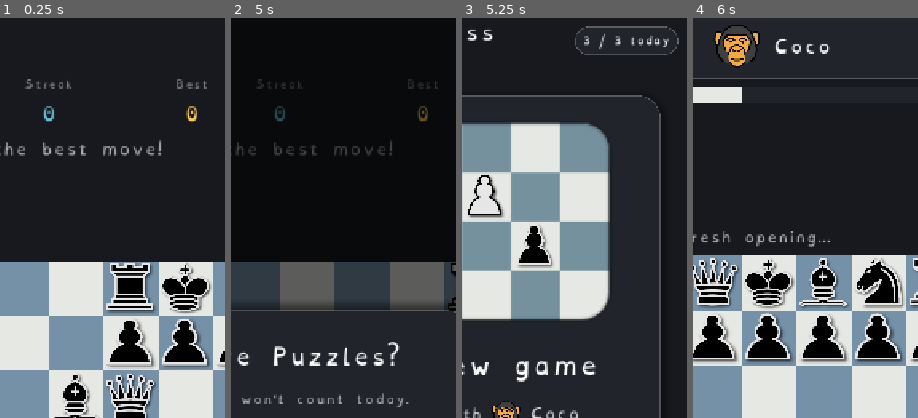
Above: before the commit, frames 1-4 (left to right).
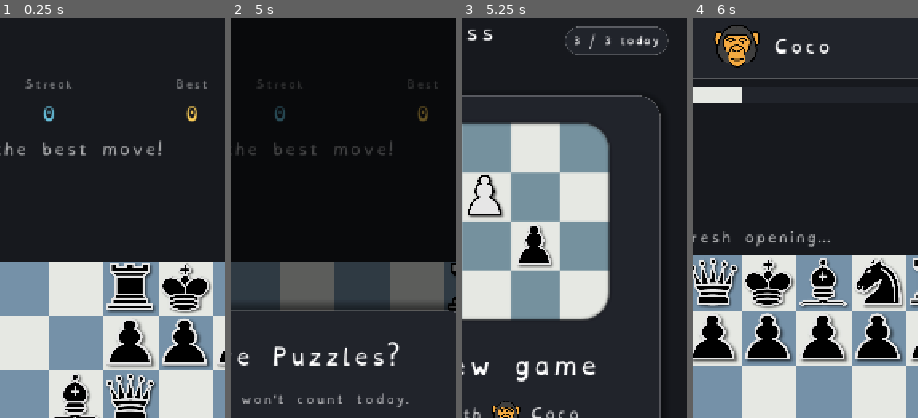
Above: after the commit, the same moments.

Repository: Hatscat/limpidchess
Game: Godot game, scene res://scenes/puzzle_rush.tscn
Two runs of this game, one before a commit and one after it. Both use one fixed random seed, a clock stepped at 60 frames per second and the inputs below. This scene is started directly instead of the project's main scene.
Inputs (mouse positions are % of the whole screen's width and height, from its top left):
- Up to frame 1 (0.25 s): no input
- Up to frame 2 (5 s): drag from (50, 60) to (60, 28) at 0.52 s; tap Enter at 1.25 s; drag from (30, 55) to (45, 70) at 1.27 s; click "Play again" at 2 s; tap Space at 2.75 s; move the mouse to (60, 28) at 2.77 s; click (60, 28) at 2.92 s; click (7, 5) at 3.5 s; click "Leave" at 4.25 s
- Up to frame 3 (5.25 s): click "Confirm" at 5 s
- Up to frame 4 (6 s): click (50, 33) at 5.75 s
The pictures show only the part of the screen within x 39-89%, y 2-52%; the shares and areas given below are measured in that part.

Frames 1-2 are identical in both runs. In frame 3, 0.7% of the frame differs, in the area x 45-97%, y 2-10%; in frame 4, nothing differs.

Commit message:
fix: update puzzle data loading logic to handle missing assets and improve user experience

Diff:
--- a/scenes/home.tscn
+++ b/scenes/home.tscn
@@ -108,7 +108,7 @@
 offset_right = -24.0
 offset_bottom = 84.0
 grow_horizontal = 2
-theme_override_constants/separation = 12
+theme_override_constants/separation = 28
 
 [node name="TitleVBox" type="VBoxContainer" parent="TopBar" unique_id=1192052563]
 layout_mode = 2
--- a/scripts/billing.gd
+++ b/scripts/billing.gd
@@ -60,6 +60,11 @@
 func _notification(what: int) -> void:
 	if what == NOTIFICATION_APPLICATION_RESUMED and available and _client != null and connected:
 		_client.query_purchases(BillingClient.ProductType.INAPP)
+		if not store_ready:
+			# Catalog never loaded (a transient product-details miss, e.g. Play propagation lag just
+			# after publishing): re-fetch it so a configured build self-heals to purchasable without an
+			# app restart, instead of "Purchases aren't available" lingering.
+			_client.query_product_details(PackedStringArray([PRODUCT_ID]), BillingClient.ProductType.INAPP)
 
 
 # --- Public API (used by the Premium screen) ---
@@ -76,7 +81,10 @@
 		if code == BillingClient.BillingResponseCode.ITEM_ALREADY_OWNED:
 			_client.query_purchases(BillingClient.ProductType.INAPP)  # reconcile + grant
 		elif code != BillingClient.BillingResponseCode.OK:
-			purchase_failed.emit(tr("The purchase could not be completed."))
+			if OS.is_debug_build():
+				_grant()  # dev build: Play declined (e.g. unconfigured product) → unlock locally to test
+			else:
+				purchase_failed.emit(tr("The purchase could not be completed."))
 		return  # OK: wait for on_purchase_updated
 	if OS.is_debug_build():
 		_grant()  # no Play on desktop → grant locally so the UI can be tested
@@ -162,17 +170,22 @@
 # --- Plugin responses ---
 
 func _on_product_details(response: Dictionary) -> void:
+	var found_product := false
 	for p in response.get("product_details", []):
 		if typeof(p) != TYPE_DICTIONARY:
 			continue
 		var pid := str(p.get("product_id", PRODUCT_ID))
 		if pid != PRODUCT_ID:
 			continue
+		found_product = true
 		var price := _extract_price(p)
 		if price != "":
 			price_text = price
 			price_updated.emit(price_text)
-	store_ready = true
+	# "Ready to buy" ONLY if Play actually returned our product. Otherwise launching the purchase flow
+	# would hit an unknown product and Play shows an error dialog; instead buy() falls through to the
+	# debug-build local grant (a sideloaded dev build has no live Play product).
+	store_ready = found_product
 
 
 ## Result of a buy: success carries the purchase(s); USER_CANCELED is a silent no-op.
@@ -182,6 +195,8 @@
 		_handle_purchases(response)
 	elif code == BillingClient.BillingResponseCode.USER_CANCELED:
 		purchase_failed.emit("")  # cancelled: just re-enable the button, no error shown
+	elif OS.is_debug_build():
+		_grant()  # dev build: any Play error unlocks locally so Premium stays testable without a live product
 	else:
 		purchase_failed.emit(tr("The purchase could not be completed."))
 
--- a/scripts/puzzle_rush.gd
+++ b/scripts/puzzle_rush.gd
@@ -20,7 +20,7 @@
 const WRONG_HOLD := 1.35      ## let the red/green reveal sink in before the result
 const RANK_DEPTH := 2         ## 2-ply ranker for the distractors: believable (won't pick a move that instantly hangs)
 const MATE_EXPLODE_SEC := 0.7 ## checkmate: how long the losing king's shatter plays (matches game.gd)
-const MIN_STREAK_TO_COUNT := 3 ## leaving before solving this many puzzles refunds the daily run (a "cancel")
+const MIN_STREAK_TO_COUNT := 3 ## failing OR leaving before solving this many puzzles refunds the daily run (a free retry)
 
 @onready var board: Control = %Board
 @onready var diff_pips: DifficultyPips = %DiffPips
@@ -120,6 +120,13 @@
 
 
 func _begin() -> void:
+	if Puzzles.count() == 0:
+		# Puzzle data failed to load (e.g. assets/puzzles.txt missing from the build). Refund the run
+		# they never got to play and bail to Home, rather than faking a "Run over" + burning the daily.
+		GameManager.cancel_puzzle()  # no-op for premium
+		push_warning("Puzzles: data unavailable (assets/puzzles.txt not loaded); returning Home")
+		GameManager.go_to_home()
+		return
 	_streak = 0
 	_over = false
 	_fail_moves = PackedStringArray()  # no mistake captured yet this run
@@ -370,6 +377,10 @@
 	menu_overlay.visible = false  # the result dialog owns the screen; never leave a dialog stacked under it
 	confirm_overlay.visible = false
 	board.clear_options()
+	# A free player who fails before the 4th puzzle gets the day's run back (an early stumble isn't
+	# punished, mirroring the leave-before-4th refund), so they can retry. From the 4th on it counts.
+	if _streak < MIN_STREAK_TO_COUNT:
+		GameManager.cancel_puzzle()  # no-op for premium
 	GameManager.record_puzzle_score(_streak)
 	var beaten := _streak > _best_at_start
 	if beaten:
Binary file changed: assets/i18n/ui.en.translation
Binary file changed: assets/i18n/ui.es.translation
Binary file changed: assets/i18n/ui.fr.translation
Not shown, changed: export_presets.cfg
